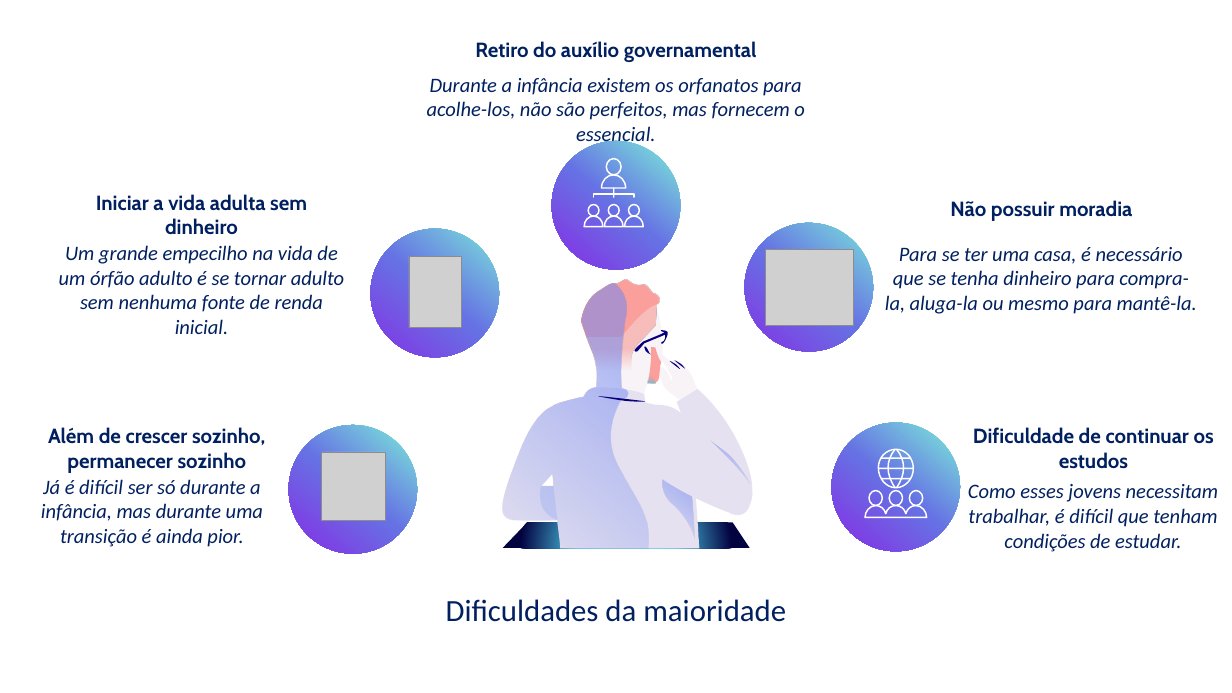
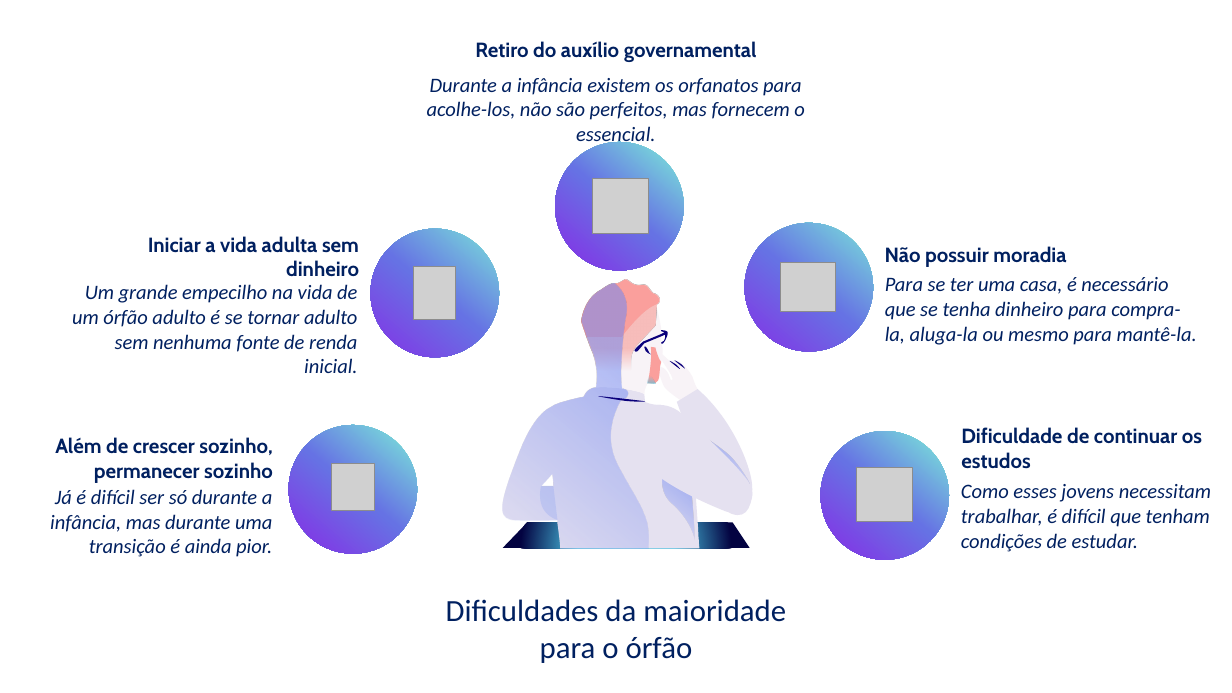
Before and after one commit to gustapinto/fatec_dsm_projeto_integrador_primeiro_semestre, a slide deck: slide 4 of Entregaveis/FATEC/Apresentação GRAMO.pptx (slide 6 before the commit). Drawn at 1232x693 pixels with LibreOffice and Linux fonts; fonts in the diff are those of the drawing; grey boxes stand for pictures. Boxes give left, top, right and bottom in pixels: in the first picture for what was removed or moved away, otherwise in the second. Text is boxed around its words. In the diff, an @@ line names an element or a change of style, - is before the commit and + after.

```diff
--- a/Entregaveis/FATEC/Apresentação GRAMO.pptx
+++ b/Entregaveis/FATEC/Apresentação GRAMO.pptx
@@ ellipse: place and size @@
-ellipse at box(552, 141, 680, 270)
+ellipse at box(555, 142, 684, 271)
@@ picture added at box(592, 179, 649, 234) @@
@@ group removed at box(584, 159, 643, 227): 5 freeform shapes, 4 ellipses, 1 line @@
@@ alignment centre to right in 4 elements at box(50, 489, 273, 557), box(55, 437, 273, 483), box(72, 284, 357, 352), box(148, 236, 359, 277) @@
@@ text "Iniciar a vida adulta sem ...": place and size @@
-text "Iniciar a vida adulta sem ..." at box(96, 194, 307, 234)
+text "Iniciar a vida adulta sem ..." at box(148, 236, 359, 277)
@@ picture: place and size @@
-picture at box(409, 256, 462, 327)
+picture at box(413, 266, 456, 320)
@@ picture: place and size @@
-picture at box(765, 250, 854, 326)
+picture at box(781, 262, 836, 312)
@@ alignment centre to left in 4 elements at box(961, 427, 1202, 469), box(961, 484, 1211, 552), box(885, 277, 1197, 345), box(885, 246, 1066, 267) @@
@@ text "Não possuir moradia": place and size @@
-text "Não possuir moradia" at box(950, 200, 1132, 221)
+text "Não possuir moradia" at box(885, 246, 1066, 267)
@@ text "Um grande empecilho na vida ...": place and size @@
-text "Um grande empecilho na vida ..." at box(59, 245, 344, 312)
+text "Um grande empecilho na vida ..." at box(72, 284, 357, 352)
@@ text "Para se ter uma casa, ...": place and size @@
-text "Para se ter uma casa, ..." at box(885, 247, 1197, 314)
+text "Para se ter uma casa, ..." at box(885, 277, 1197, 345)
@@ text "Além de crescer sozinho, permanecer ...": place and size @@
-text "Além de crescer sozinho, permanecer ..." at box(48, 427, 265, 473)
+text "Além de crescer sozinho, permanecer ..." at box(55, 437, 273, 483)
@@ ellipse: place and size @@
-ellipse at box(832, 422, 960, 551)
+ellipse at box(821, 431, 949, 559)
@@ picture: place and size @@
-picture at box(322, 452, 385, 520)
+picture at box(332, 463, 374, 510)
@@ picture added at box(857, 468, 913, 521) @@
@@ text "Já é difícil ser só ...": place and size @@
-text "Já é difícil ser só ..." at box(41, 479, 263, 547)
+text "Já é difícil ser só ..." at box(50, 489, 273, 557)
@@ group removed at box(865, 449, 927, 518): 4 freeform shapes, 3 lines, 3 ellipses @@
@@ text at box(446, 599, 786, 663): text changed @@
-Dificuldades da maioridade
+Dificuldades da maioridade para o órfão
```
Also in this commit, not shown: 6 other slides changed, 1 other file.
